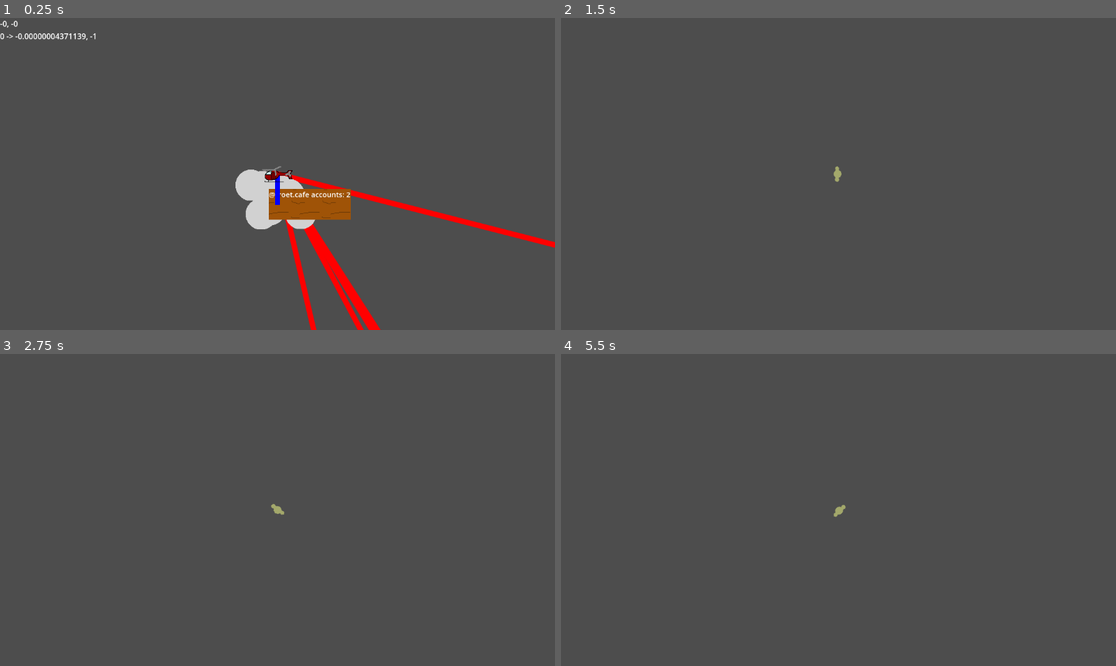
Above: before the commit, frames 1-4 (two rows, left to right).
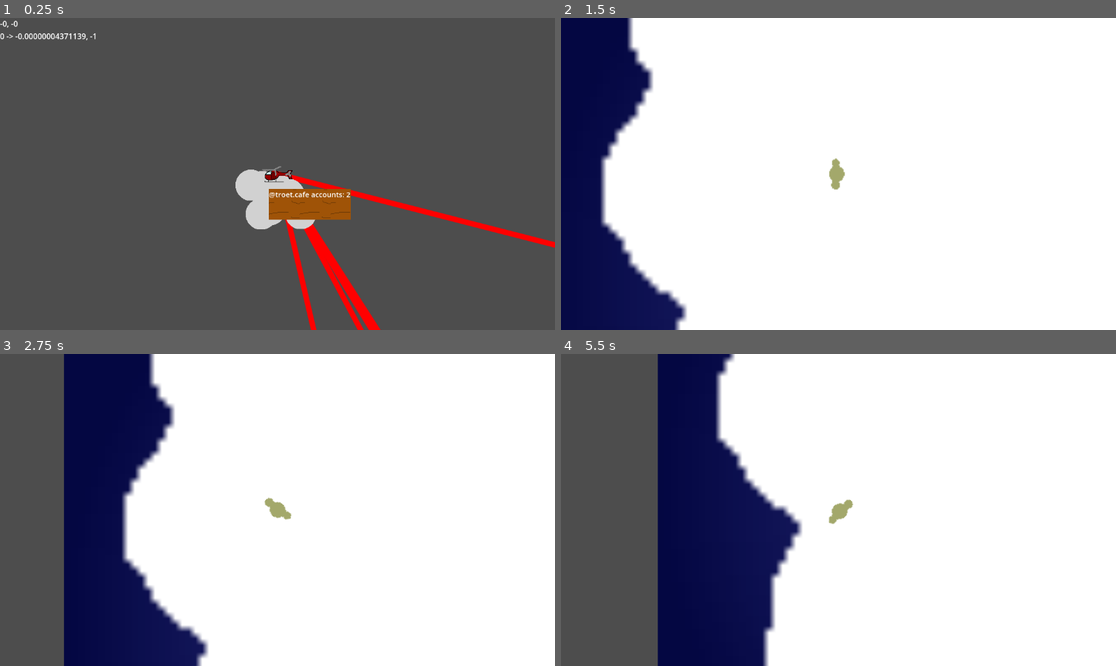
Above: after the commit, the same moments.

Repository: Doubi88/FediExpress
Game: Godot game, scene res://CloudWorld/cloud_world.tscn
Same seed, same stepped clock (60 frames per second), same inputs: the game is played once before the commit and once after it.
Inputs:
- Up to frame 1 (0.25 s): no input
- Up to frame 2 (1.5 s): tap Enter (enter_leave vehicle) at 0.5, 0.6, 1.35 s; hold D (walk right) 0.53-1.28 s; tap R (reset vehicle, bound only after the commit) at 1.25 s; hold S (throttle down) from 1.28 s (still down)
- Up to frame 3 (2.75 s): release S (throttle down) at 2.03 s; hold D (walk right) from 2.03 s (still down); tap E (toggle engine) at 2.1 s; tap Enter (enter_leave vehicle) at 2.3 s
- Up to frame 4 (5.5 s): release D (walk right) at 2.78 s; hold W (throttle up) 2.78-3.53 s; tap Enter (enter_leave vehicle) at 2.85, 3.6, 4.55, 5.1 s; hold A (walk left) 3.53-5.03 s; tap R (reset vehicle, bound only after the commit) at 4.15 s; tap E (toggle engine) at 4.35 s; hold S (throttle down) from 5.03 s (still down)

The runs differ from the first frame. In frame 1, less than 0.1% of the frame differs, in the area x 49-51%, y 50-60%; in frame 2, 100%, in the area x 0-100%, y 0-100%; in frame 3, 88%; in frame 4, 83%.

Commit message:
Added reset action

Diff:
--- a/CloudWorld/cloud_world.gd
+++ b/CloudWorld/cloud_world.gd
@@ -2,8 +2,8 @@
 
 class_name CloudWorld
 
-@onready var test_text = $CanvasGroup/TestText
-@onready var cam = $TargetCamera
+@onready var test_text: Label = $CanvasGroup/TestText
+@onready var cam: Camera2D = $TargetCamera
 
 var vehicle: Helicopter
 
@@ -31,7 +31,7 @@
 	cam.target = vehicle
 
 
-func _process(delta):
+func _process(delta: float) -> void:
 	if vehicle != null and vehicle.current_up_force != null:
 		var rot = vehicle.rotation - (PI / 2)
 		var rotation_vector = Vector2.from_angle(rot)
--- a/TopDownWorld/server_world.tscn
+++ b/TopDownWorld/server_world.tscn
@@ -1,9 +1,10 @@
-[gd_scene load_steps=5 format=3 uid="uid://de077qmf65hq4"]
+[gd_scene load_steps=6 format=3 uid="uid://de077qmf65hq4"]
 
 [ext_resource type="Script" path="res://TopDownWorld/server_world.gd" id="1_t6ntf"]
 [ext_resource type="TileSet" uid="uid://dh05hcttl2uk2" path="res://TopDownWorld/tileset.tres" id="2_gvcic"]
 [ext_resource type="Script" path="res://TargetCamera.gd" id="3_s6wta"]
 [ext_resource type="PackedScene" uid="uid://1bxnxjuqhb07" path="res://TopDownWorld/top_down_player.tscn" id="4_oxbcu"]
+[ext_resource type="Texture2D" uid="uid://caxci8gjhqq5h" path="res://TopDownWorld/background.png" id="5_yeabc"]
 
 [node name="ServerWorld" type="Node2D"]
 script = ExtResource("1_t6ntf")
@@ -13,7 +14,18 @@
 format = 2
 
 [node name="TargetCamera" type="Camera2D" parent="." node_paths=PackedStringArray("target")]
+zoom = Vector2(2, 2)
 script = ExtResource("3_s6wta")
 target = NodePath("../TopDownPlayer")
 
 [node name="TopDownPlayer" parent="." instance=ExtResource("4_oxbcu")]
+
+[node name="ParallaxBackground" type="ParallaxBackground" parent="."]
+
+[node name="ParallaxLayer" type="ParallaxLayer" parent="ParallaxBackground"]
+motion_scale = Vector2(1.5, 1.5)
+
+[node name="Background" type="Sprite2D" parent="ParallaxBackground/ParallaxLayer"]
+position = Vector2(196, 237)
+scale = Vector2(7, 7)
+texture = ExtResource("5_yeabc")
--- a/Vehicles/helicopter.gd
+++ b/Vehicles/helicopter.gd
@@ -2,50 +2,62 @@
 
 class_name Helicopter
 
-var throttle = 1 # -1 - 1
-var rotation_rate = 0 # -1 - 1
+var throttle: float = 1 # -1 - 1
+var rotation_rate: float = 0 # -1 - 1
 
-var engine_on = false
-var current_up_force = Vector2.ZERO
-var current_rotation_force = 0
+var engine_on: bool = false
+var current_up_force: Vector2 = Vector2.ZERO
+var current_rotation_force: float = 0
 
 @onready var sprite = $Sprite
 
 var gravity = Vector2.ZERO
 var direction = -1
+var do_reset = false
 
-func _draw():
-	draw_line(Vector2.ZERO, Vector2(0, 64), Color.BLUE, 10)
+func _physics_process(delta: float) -> void:
 
-func _physics_process(delta):
-	var up_vector = Vector2.from_angle(rotation - (PI / 2.0))
-	var up_force_length = throttle * mass * (-gravity.y * up_vector).y
-	current_up_force = up_force_length * up_vector
-
-	apply_central_force(current_up_force)
-	apply_torque(rotation_rate * 500000)
-
-	if (direction < 0 && linear_velocity.x > 5):
-		sprite.flip_h = true
-		direction = 1
-	elif (direction > 0 && linear_velocity.x < -5):
-		sprite.flip_h = false
-		direction = -1
-
-	if Input.is_action_just_pressed("enter_leave vehicle"):
-		var landed_server = is_landed()
-		if landed_server != null:
+	var landed_server = is_landed()
+	if landed_server != null:
+		if Input.is_action_just_pressed("enter_leave vehicle"):
 			var server_scene: ServerWorld = preload("res://TopDownWorld/server_world.tscn").instantiate()
 			server_scene.server_data = landed_server.server_data
 			get_tree().root.add_child(server_scene)
 			var cloud_world = get_node("/root/CloudWorld")
 			get_tree().root.remove_child(cloud_world)
 			server_scene.cloud_world = cloud_world
+		elif Input.is_action_just_pressed("reset vehicle"):
+			do_reset = true
+			apply_central_force(Vector2.ZERO) # Wake the rigid body up, so _integrate_forces is called
+	else:
+		var up_vector = Vector2.from_angle(rotation - (PI / 2.0))
+		var up_force_length = throttle * mass * (-gravity.y * up_vector).y
+		current_up_force = up_force_length * up_vector
 
-func _integrate_forces(state: PhysicsDirectBodyState2D):
+		apply_central_force(current_up_force)
+		apply_torque(rotation_rate * 500000)
+
+		if (direction < 0 && linear_velocity.x > 5):
+			sprite.flip_h = true
+			direction = 1
+		elif (direction > 0 && linear_velocity.x < -5):
+			sprite.flip_h = false
+			direction = -1
+
+
+func _integrate_forces(state: PhysicsDirectBodyState2D) -> void:
 	gravity = state.total_gravity
+	if do_reset:
+		linear_velocity = Vector2.ZERO
+		angular_velocity = 0
+		current_up_force = Vector2.ZERO
+		current_rotation_force = 0
+		throttle = 0
+		rotation_rate = 0
+		rotation = 0
+		do_reset = false
 
-func _process(delta):
+func _process(delta: float) -> void:
 	if (Input.is_action_just_pressed("toggle engine")):
 		engine_on = !engine_on
 		if engine_on:
@@ -65,10 +77,10 @@
 	if not engine_on:
 		var space_state = get_world_2d().direct_space_state
 		# use global coordinates, not local to node
-		var query = PhysicsRayQueryParameters2D.create(position, position + Vector2(0, 64))
+		var query = PhysicsRayQueryParameters2D.create(global_position, global_position + Vector2(0, 64))
 		query.exclude = [self]
 		var result = space_state.intersect_ray(query)
-		if not result.is_empty() and (result.collider is FediServer):
+		if (not result.is_empty()) and (result.collider is FediServer):
 			return result.collider
 		else:
 			return null
--- a/project.godot
+++ b/project.godot
@@ -75,3 +75,8 @@
 "events": [Object(InputEventKey,"resource_local_to_scene":false,"resource_name":"","device":-1,"window_id":0,"alt_pressed":false,"shift_pressed":false,"ctrl_pressed":false,"meta_pressed":false,"pressed":false,"keycode":0,"physical_keycode":65,"key_label":0,"unicode":97,"echo":false,"script":null)
 ]
 }
+"reset vehicle"={
+"deadzone": 0.5,
+"events": [Object(InputEventKey,"resource_local_to_scene":false,"resource_name":"","device":-1,"window_id":0,"alt_pressed":false,"shift_pressed":false,"ctrl_pressed":false,"meta_pressed":false,"pressed":false,"keycode":0,"physical_keycode":82,"key_label":0,"unicode":114,"echo":false,"script":null)
+]
+}
Binary file added: TopDownWorld/background.png
Not shown, added: TopDownWorld/background.png.import
Not shown, added: TopDownWorld/background.pxo
